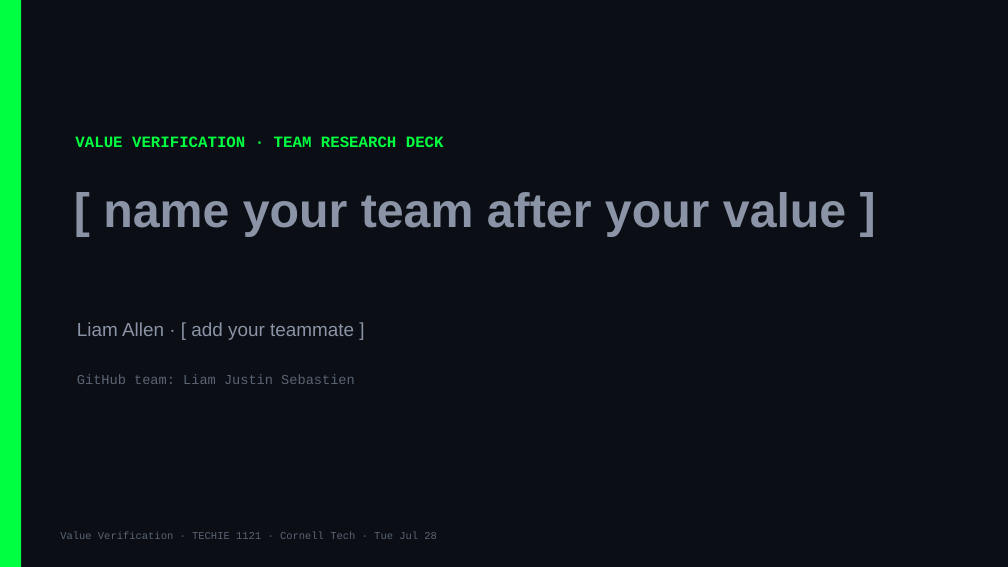
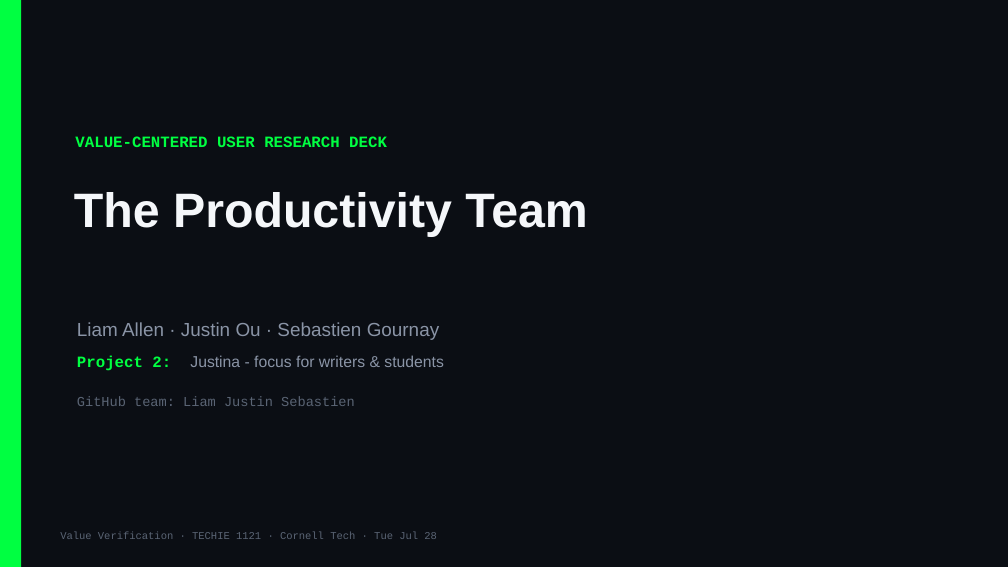
Before and after one commit to Cornell-Tech-Vibe-Coding-Summer-2026/website, a slide deck: slide 1 of slides/team-decks/Week3-Tue-liam-justin-sebastien.pptx. Drawn at 1008x567 pixels with LibreOffice and Linux fonts; fonts in the diff are those of the drawing. Boxes give left, top, right and bottom in pixels: in the first picture for what was removed or moved away, otherwise in the second. Text is boxed around its words. In the diff, an @@ line names an element or a change of style, - is before the commit and + after.

```diff
--- a/slides/team-decks/Week3-Tue-liam-justin-sebastien.pptx
+++ b/slides/team-decks/Week3-Tue-liam-justin-sebastien.pptx
@@ text at bbox=[75, 136, 387, 147]: text changed @@
-VALUE VERIFICATION · TEAM RESEARCH DECK
+VALUE-CENTERED USER RESEARCH DECK
@@ text at bbox=[74, 192, 588, 236]: text changed; text colour #8A94A6 to #F5F7FA @@
-[ name your team after your value ]
+The Productivity Team
@@ text at bbox=[77, 322, 439, 340]: text changed @@
-Liam Allen · [ add your teammate ]
+Liam Allen · Justin Ou · Sebastien Gournay
@@ text added at bbox=[77, 355, 443, 371], 15 pt, text #8A94A6 @@
+Project 2: Justina - focus for writers & students
@@ text "GitHub team: Liam Justin Sebastien": place and size @@
-text "GitHub team: Liam Justin Sebastien" at bbox=[77, 374, 355, 384]
+text "GitHub team: Liam Justin Sebastien" at bbox=[77, 396, 355, 406]
```
Also in this commit, not shown: 2 other slides changed, 1 slide added, 9 other files.
